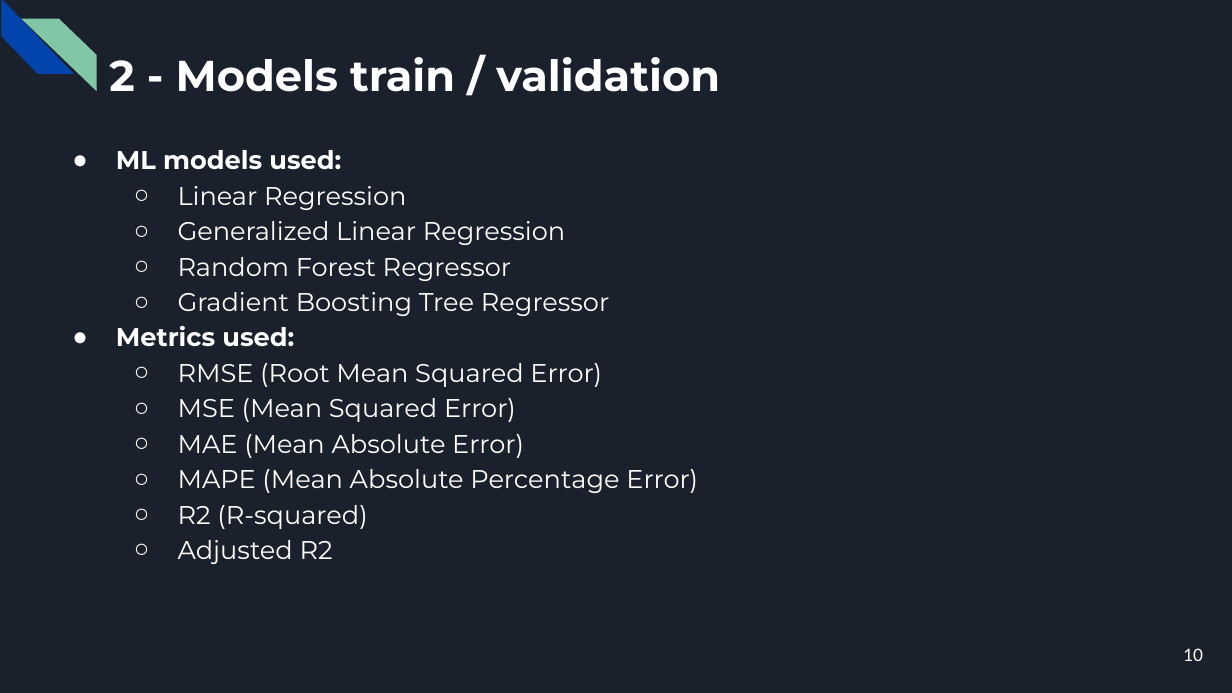
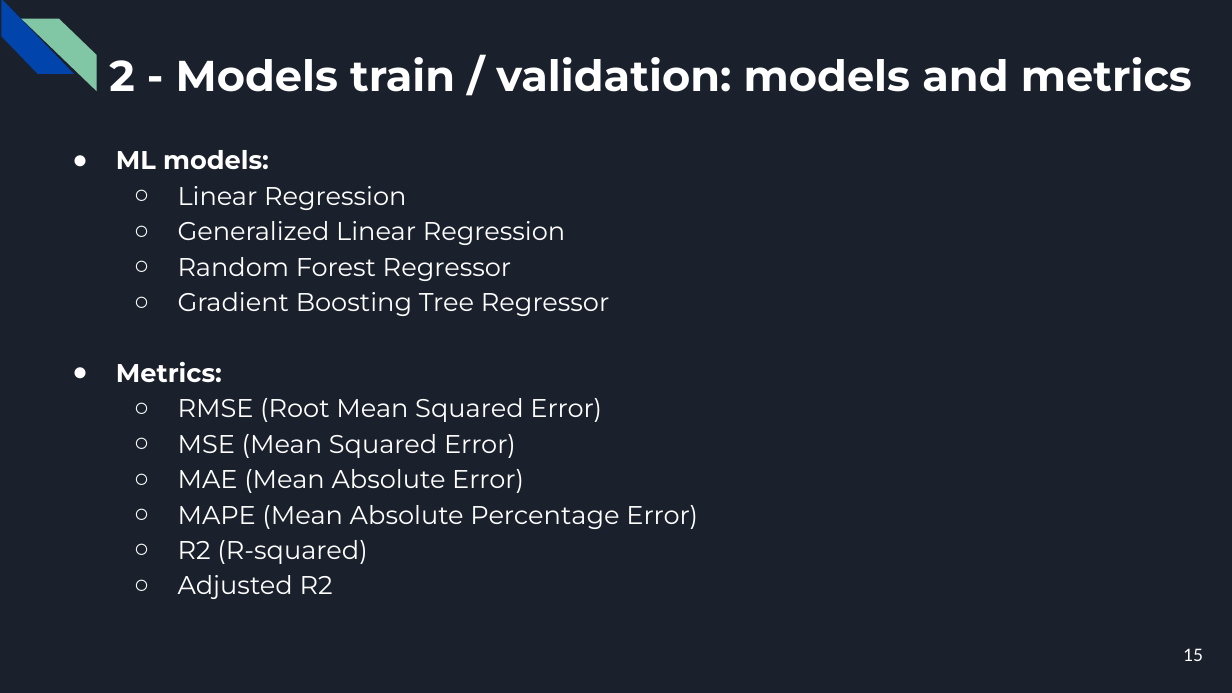
Before and after one commit to CorsiDanilo/bitcoin-price-prediction-with-pyspark, a slide deck: slide 15 of presentation/presentation.pptx (slide 10 before the commit). Drawn at 1232x693 pixels with LibreOffice and Linux fonts; fonts in the diff are those of the drawing. Boxes give left, top, right and bottom in pixels: in the first picture for what was removed or moved away, otherwise in the second. Text is boxed around its words. In the diff, an @@ line names an element or a change of style, - is before the commit and + after.

```diff
--- a/presentation/presentation.pptx
+++ b/presentation/presentation.pptx
@@ title at bbox=[109, 57, 1192, 92]: text changed @@
-2 - Models train / validation
+2 - Models train / validation: models and metrics
@@ text at bbox=[116, 150, 269, 169]: text changed @@
-● ML models used:
+● ML models:
@@ text at bbox=[116, 362, 222, 382]: text changed @@
-● Metrics used:
+● Metrics:
@@ page number at bbox=[1183, 648, 1203, 661]: text changed @@
-10
+15
```
Also in this commit, not shown: 13 other slides changed, 5 slides added.
